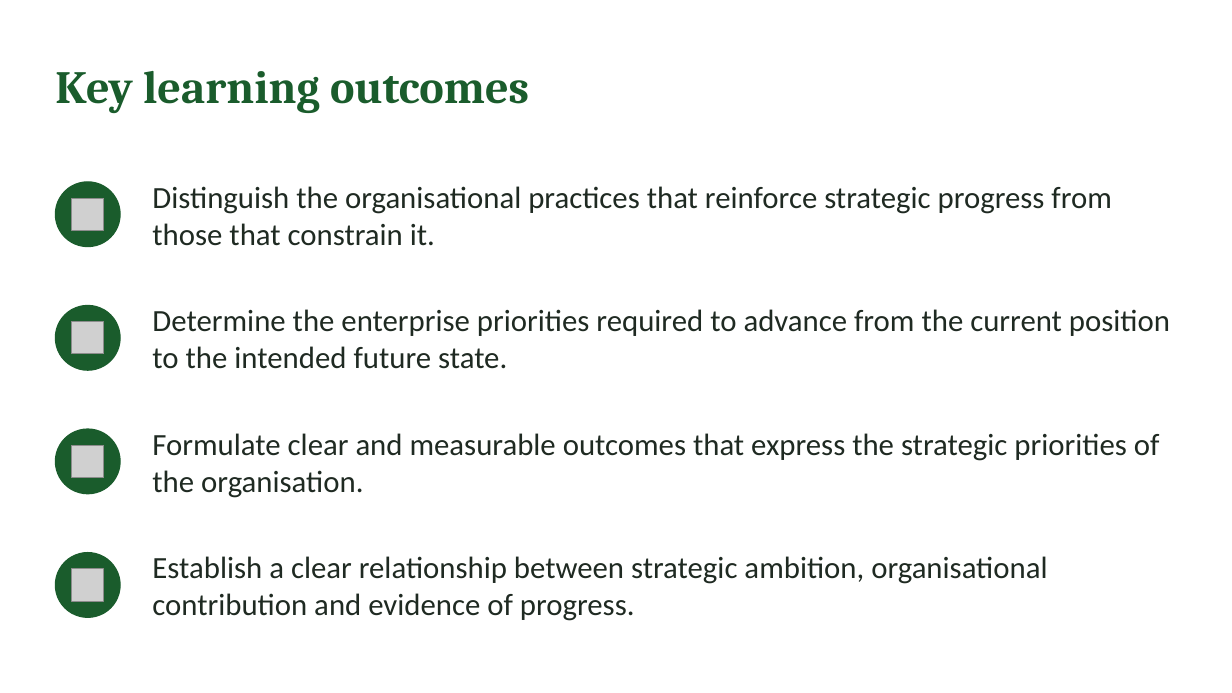
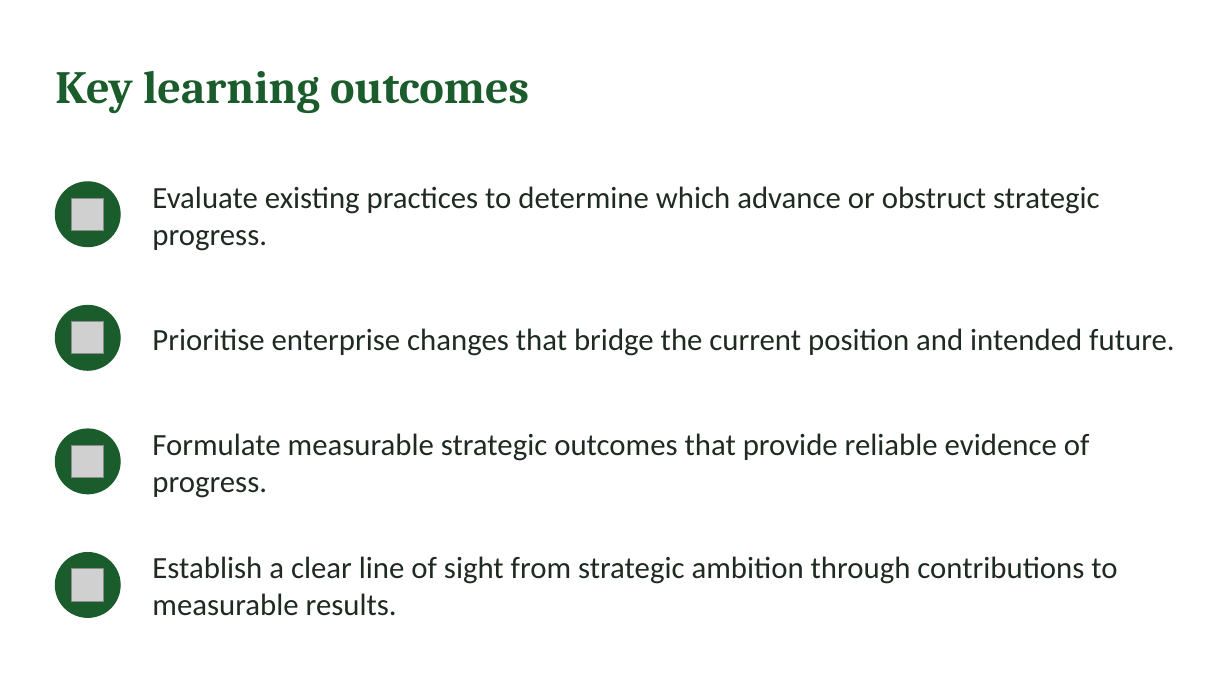
Before and after one commit to IBSL26/ibsl-platform, a slide deck: slide 2 of Unit decks/Unit 03 - SiP KISS Mapping & OKR Definition.pptx. Drawn at 1232x693 pixels with LibreOffice and Linux fonts; fonts in the diff are those of the drawing; grey boxes stand for pictures. Boxes give left, top, right and bottom in pixels: in the first picture for what was removed or moved away, otherwise in the second. Text is boxed around its words. In the diff, an @@ line names an element or a change of style, - is before the commit and + after.

```diff
--- a/Unit decks/Unit 03 - SiP KISS Mapping & OKR Definition.pptx
+++ b/Unit decks/Unit 03 - SiP KISS Mapping & OKR Definition.pptx
@@ text at (x1=152, y1=186, x2=1099, y2=251): text changed @@
-Distinguish the organisational practices that reinforce strategic progress from those that constrain it.
+Evaluate existing practices to determine which advance or obstruct strategic progress.
@@ text at (x1=152, y1=328, x2=1174, y2=356): text changed @@
-Determine the enterprise priorities required to advance from the current position to the intended future state.
+Prioritise enterprise changes that bridge the current position and intended future.
@@ text at (x1=152, y1=433, x2=1090, y2=498): text changed @@
-Formulate clear and measurable outcomes that express the strategic priorities of the organisation.
+Formulate measurable strategic outcomes that provide reliable evidence of progress.
@@ text at (x1=152, y1=556, x2=1117, y2=616): text changed @@
-Establish a clear relationship between strategic ambition, organisational contribution and evidence of progress.
+Establish a clear line of sight from strategic ambition through contributions to measurable results.
```
Also in this commit, not shown: 5 other slides changed, 27 other files.
